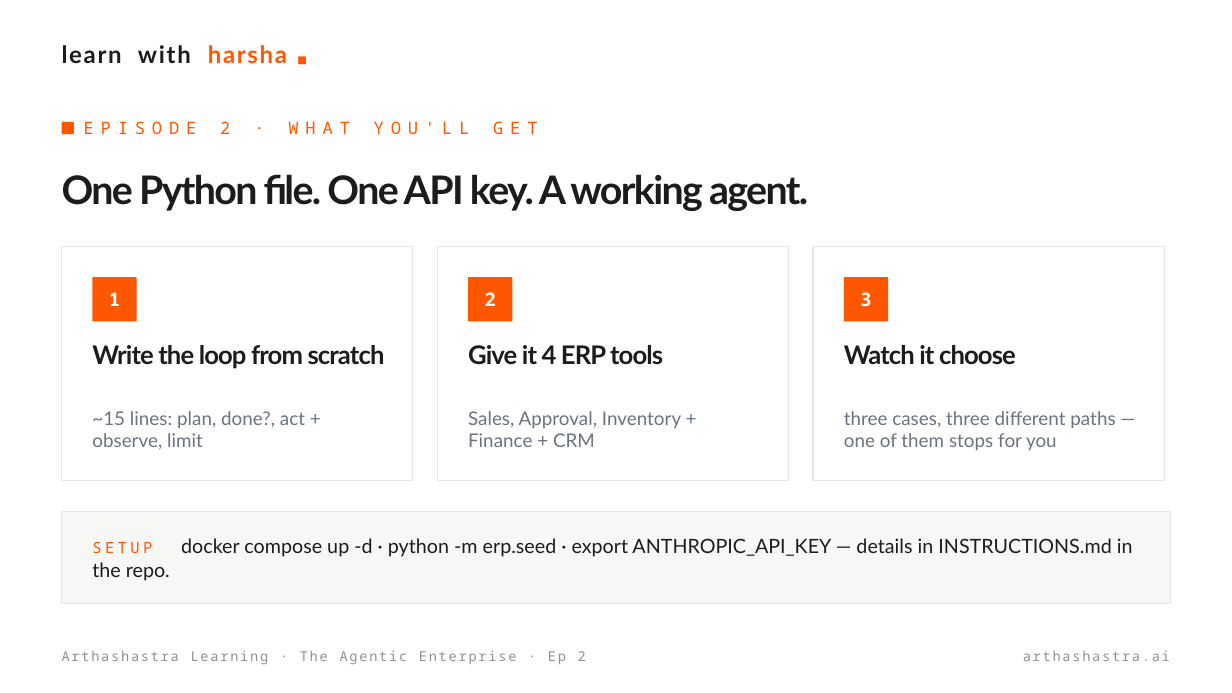
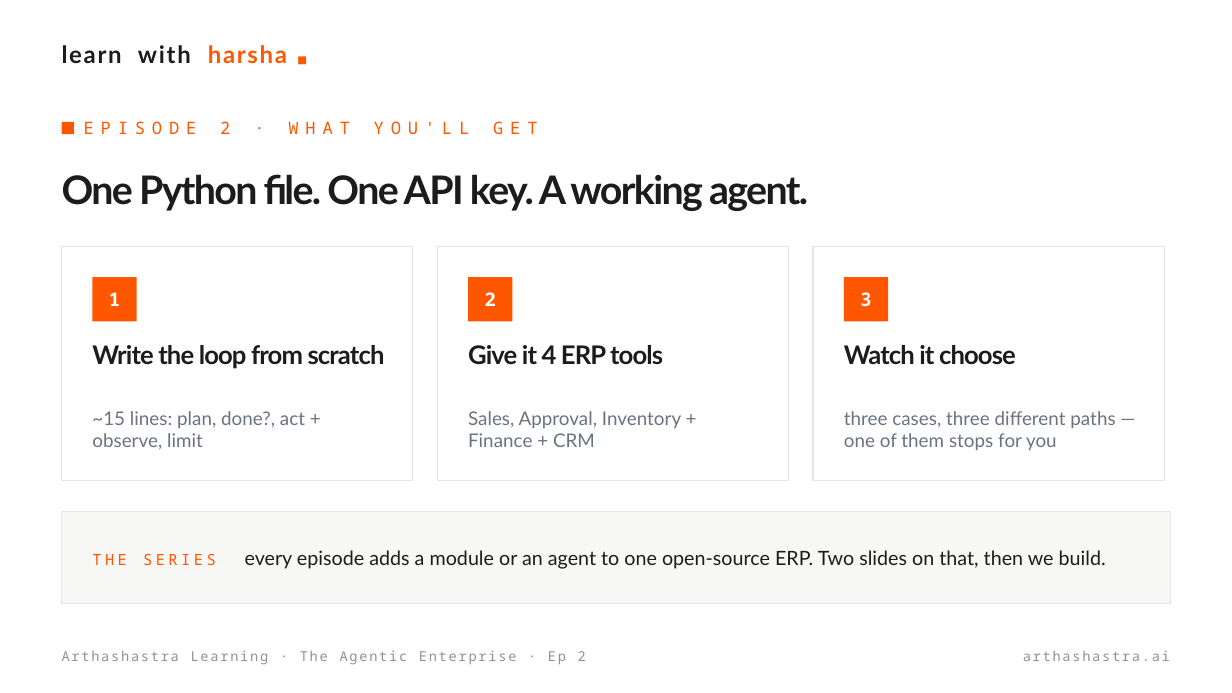
Before and after one commit to harsha47ai/agentic-ai, a slide deck: slide 2 of episodes/02-build-your-first-agent/slides/ep02-build-your-first-agent.pptx. Drawn at 1232x693 pixels with LibreOffice and Linux fonts; fonts in the diff are those of the drawing; background and template pictures are left out. Boxes give left, top, right and bottom in pixels: in the first picture for what was removed or moved away, otherwise in the second. Text is boxed around its words. In the diff, an @@ line names an element or a change of style, - is before the commit and + after.

Commit message:
Ep2: ERP overview and workspace-setup slides

```diff
--- a/episodes/02-build-your-first-agent/slides/ep02-build-your-first-agent.pptx
+++ b/episodes/02-build-your-first-agent/slides/ep02-build-your-first-agent.pptx
@@ text at (92, 550, 1106, 569): text changed @@
-SETUP docker compose up -d · python -m erp.seed · export ANTHROPIC_API_KEY — details in INSTRUCTIONS.md in the repo.
+THE SERIES every episode adds a module or an agent to one open-source ERP. Two slides on that, then we build.
```
Also in this commit, not shown: 2 slides added, 2 other files.
